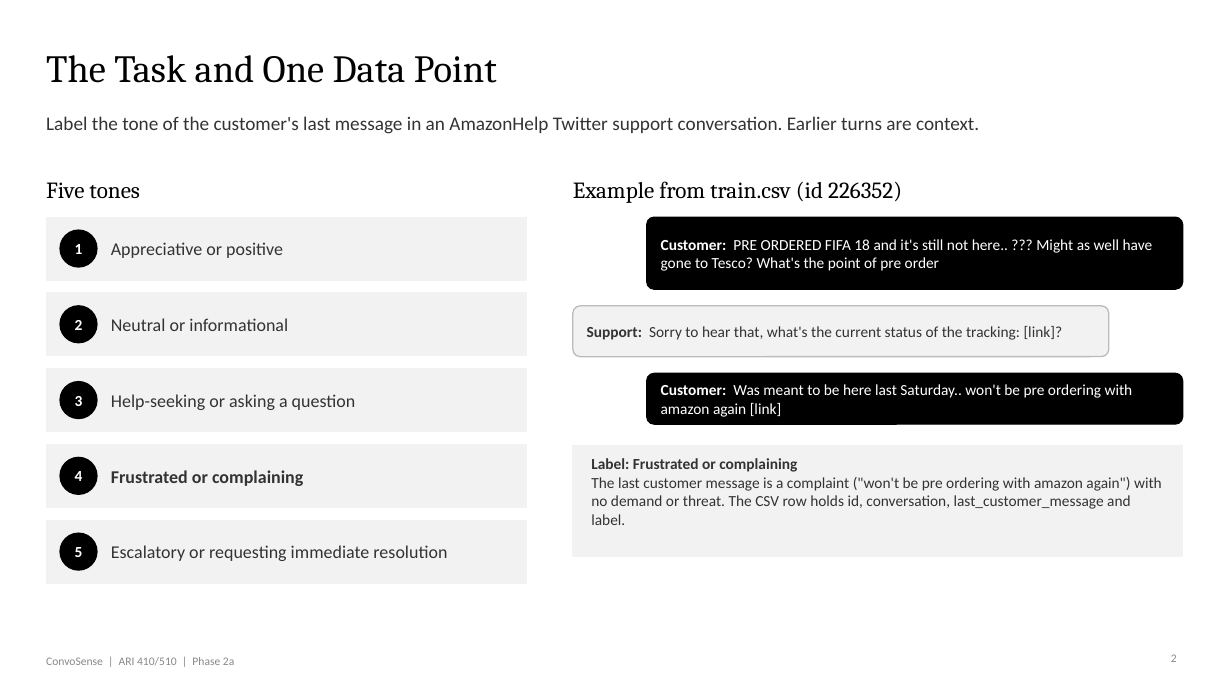
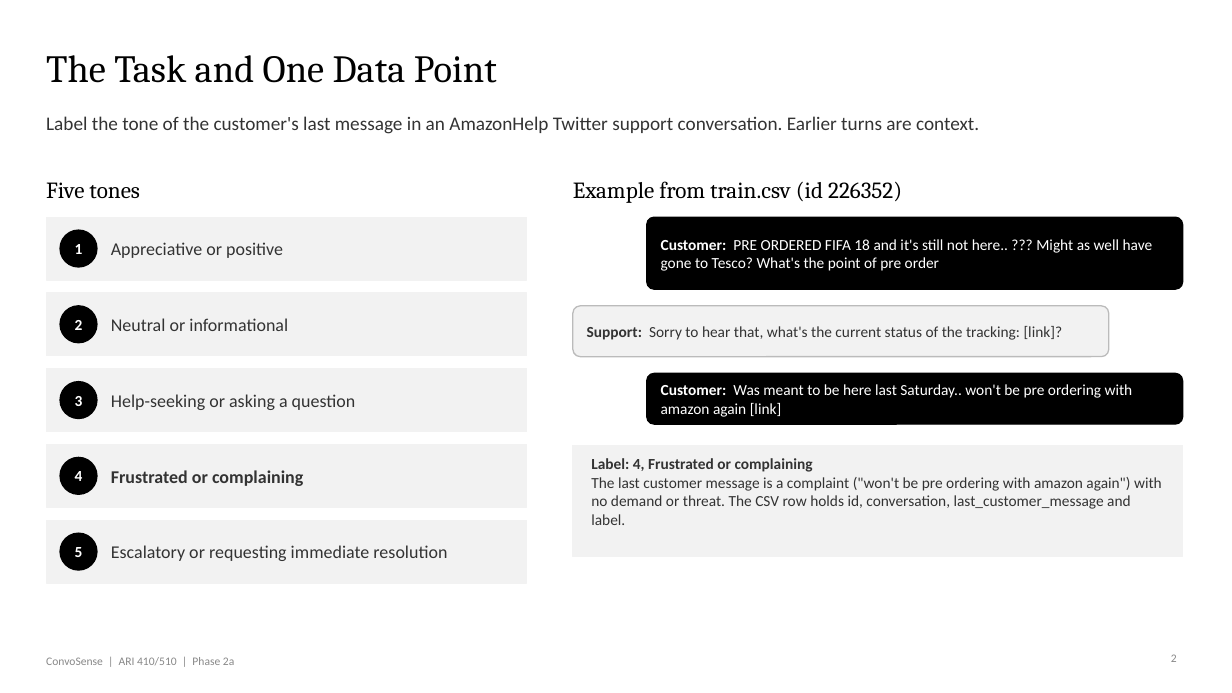
Before and after one commit to VenkatRepaka/CONVOSENSE, a slide deck: slide 2 of docs/phase2a.pptx. Drawn at 1232x693 pixels with LibreOffice and Linux fonts; fonts in the diff are those of the drawing. Boxes give left, top, right and bottom in pixels: in the first picture for what was removed or moved away, otherwise in the second. Text is boxed around its words. In the diff, an @@ line names an element or a change of style, - is before the commit and + after.

```diff
--- a/docs/phase2a.pptx
+++ b/docs/phase2a.pptx
@@ text at <box>591,458,813,472</box>: text changed @@
-Label: Frustrated or complaining
+Label: 4, Frustrated or complaining
```
Also in this commit, not shown: 2 other slides changed, 25 other files.
